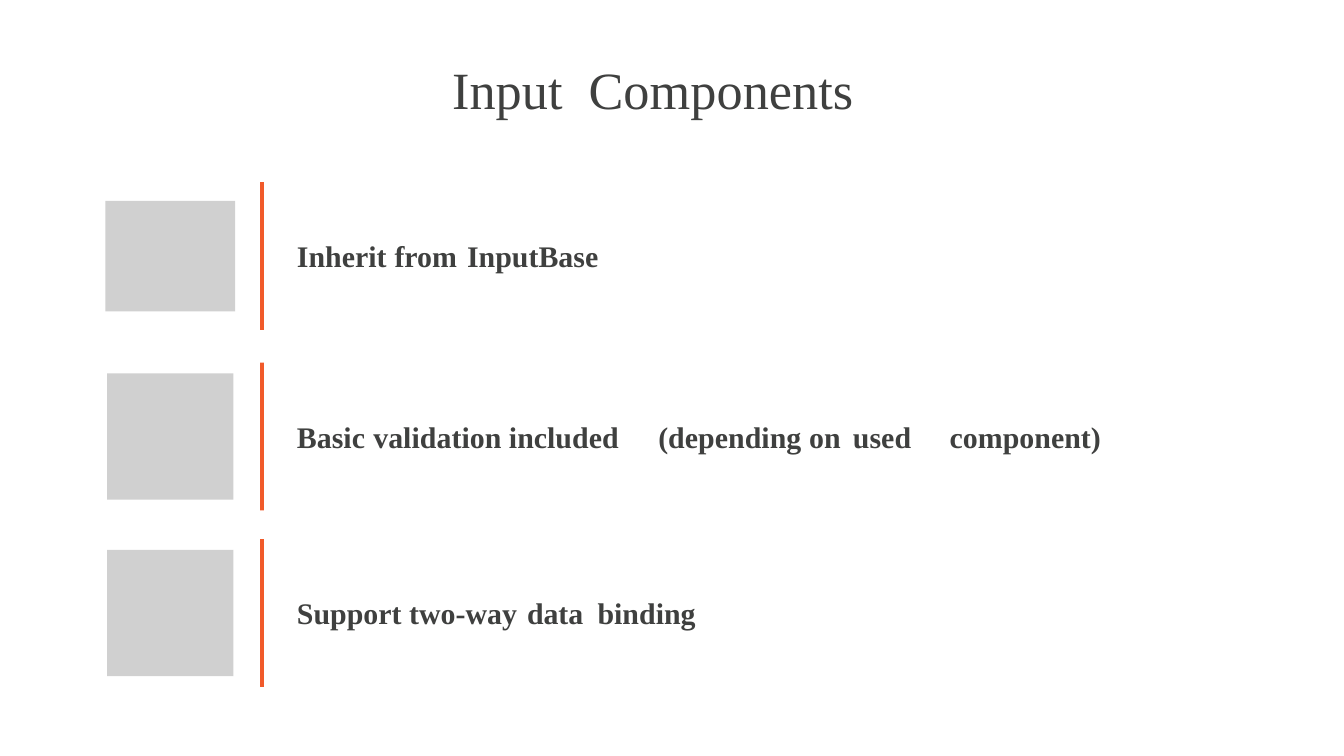
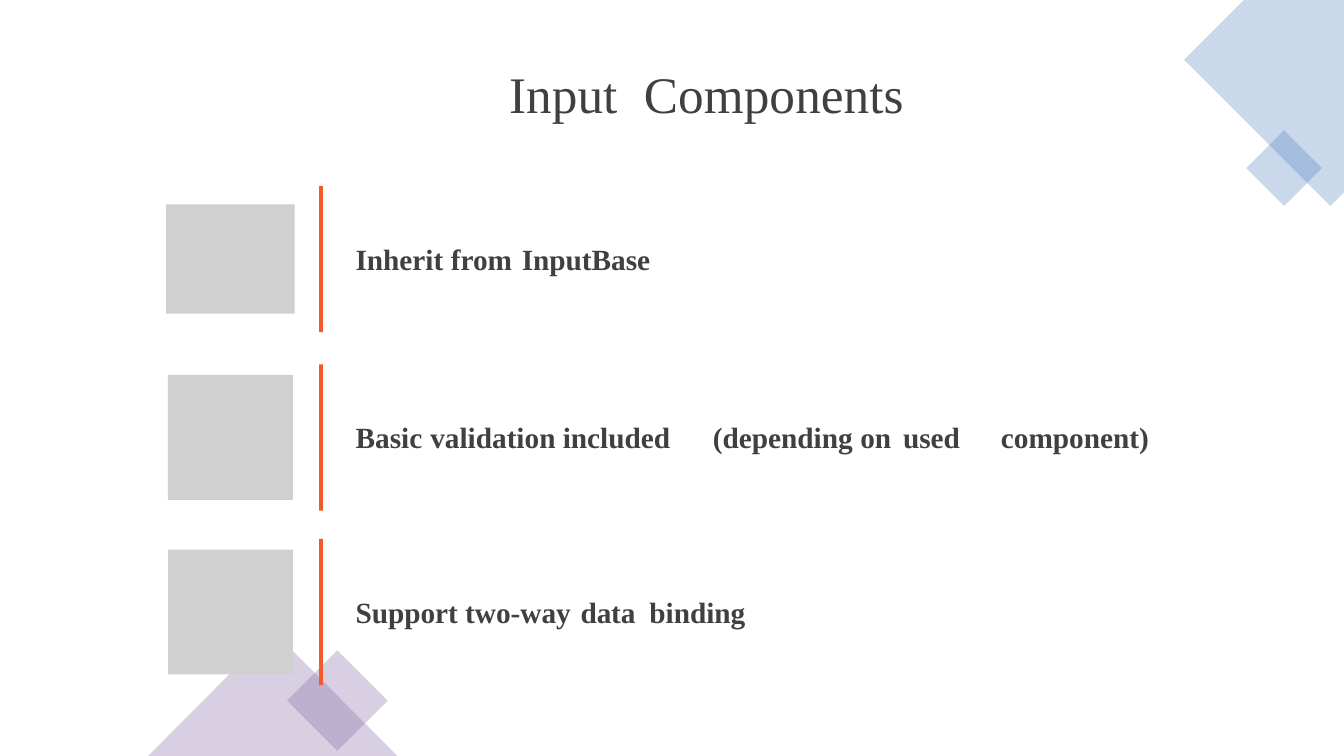
Before and after one commit to CSA-DanielVillamizar/ITM-ProgramaciondeSoftware, a slide deck: slide 15 of ASP.NET Core 6 Blazor Fundamentals/06/adding-forms-and-validation-slides.pptx. Drawn at 1344x756 pixels with LibreOffice and Linux fonts; fonts in the diff are those of the drawing; grey boxes stand for pictures. Boxes give left, top, right and bottom in pixels: in the first picture for what was removed or moved away, otherwise in the second. Text is boxed around its words. In the diff, an @@ line names an element or a change of style, - is before the commit and + after.

```diff
--- a/ASP.NET Core 6 Blazor Fundamentals/06/adding-forms-and-validation-slides.pptx
+++ b/ASP.NET Core 6 Blazor Fundamentals/06/adding-forms-and-validation-slides.pptx
@@ freeform shape added at box(1184, 0, 1344, 206), fill #4F81BD at 30% opacity @@
@@ text "Input": place and size @@
-text "Input" at box(452, 74, 562, 120)
+text "Input" at box(509, 79, 617, 124)
@@ text "Input" at box(509, 79, 617, 124): size 56 to 54.9 pt; line spacing 58pt to 56.8pt @@
@@ text "Components": place and size @@
-text "Components" at box(589, 74, 854, 120)
+text "Components" at box(644, 79, 904, 124)
@@ text "Components" at box(644, 79, 904, 124): size 56 to 54.9 pt; line spacing 58pt to 56.8pt @@
@@ rectangle added at box(1246, 130, 1322, 206), fill #4F81BD at 30% opacity @@
@@ picture: place and size @@
-picture at box(106, 201, 235, 312)
+picture at box(166, 204, 294, 314)
@@ freeform shape: place and size @@
-freeform shape at box(262, 182, 262, 330)
+freeform shape at box(321, 186, 321, 333)
@@ size 32 to 31.4 pt; line spacing 32.9pt to 32.2pt in 5 elements at box(1001, 428, 1149, 454), box(713, 427, 960, 454), box(356, 602, 745, 628), box(356, 427, 670, 449), box(356, 249, 650, 275) @@
@@ text "Inherit from InputBase": place and size @@
-text "Inherit from InputBase" at box(297, 246, 598, 273)
+text "Inherit from InputBase" at box(356, 249, 650, 275)
@@ text "Basic validation included": place and size @@
-text "Basic validation included" at box(297, 427, 619, 449)
+text "Basic validation included" at box(356, 427, 670, 449)
@@ text "(depending on used": place and size @@
-text "(depending on used" at box(658, 427, 911, 453)
+text "(depending on used" at box(713, 427, 960, 454)
@@ text "component)": place and size @@
-text "component)" at box(950, 427, 1101, 453)
+text "component)" at box(1001, 428, 1149, 454)
@@ 2 pictures, 2 freeform shapes: place and size @@
-2 pictures, 2 freeform shapes at box(107, 363, 262, 687)
+2 pictures, 2 freeform shapes at box(168, 364, 321, 685)
@@ text "Support two-way data binding": place and size @@
-text "Support two-way data binding" at box(297, 603, 696, 630)
+text "Support two-way data binding" at box(356, 602, 745, 628)
@@ triangle added at box(148, 631, 397, 756), fill #8064A2 at 30% opacity @@
@@ rectangle added at box(287, 651, 388, 751), fill #8064A2 at 30% opacity @@
```
Also in this commit, not shown: 18 other slides changed, 8 other files.
